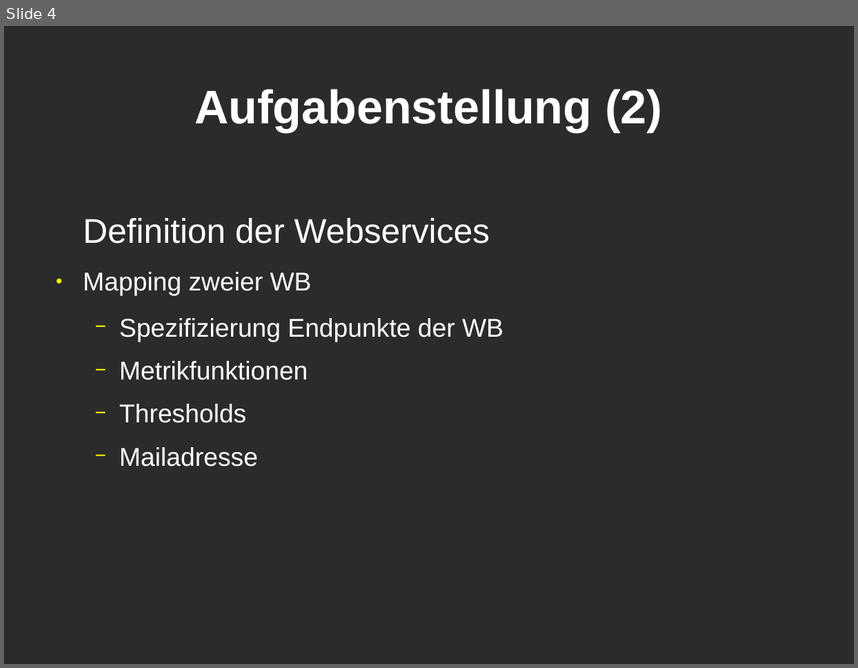
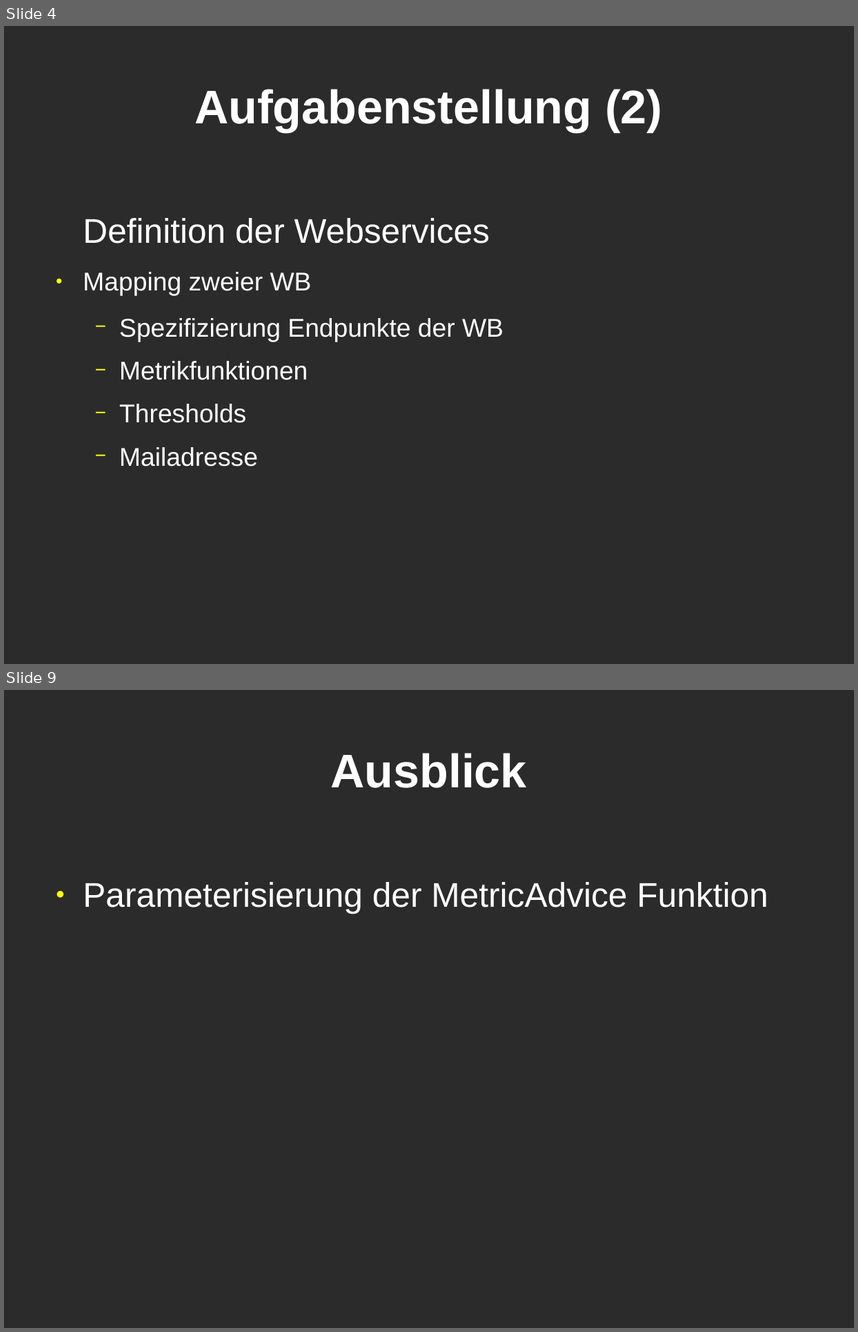
Before and after one commit to KLyko/LimesWebService, a slide deck: doc/overview_08-05-12/presentation.odp. Shown one above the other, each under a label of ours: slide 4 before the commit, slides 4 and 9 after it; the slides between them are not shown. The pictures are 858x668 and 858x1332 pixels, drawn with LibreOffice and Linux fonts; fonts in the diff are those of the drawing; background and template pictures are left out; a plain dark background stands for a picture behind light text. Boxes give left, top, right and bottom in pixels: in the first picture for what was removed or moved away, otherwise in the second. Text is boxed around its words. In the diff, an @@ line names an element or a change of style, - is before the commit and + after.

```diff
--- a/doc/overview_08-05-12/presentation.odp
+++ b/doc/overview_08-05-12/presentation.odp
@@ slide 9 added at <box>4,690,854,1328</box>, background picture (left out) @@
@@ title added at <box>330,753,526,788</box>, 44 pt, text #FFFFFF, bold @@
+Ausblick
@@ text added at <box>83,882,768,913</box>, 32 pt, text #FFFFFF @@
+● Parameterisierung der MetricAdvice Funktion
```
Also in this commit, not shown: 2 slides changed, 3 other slides added, 2 slides removed.
